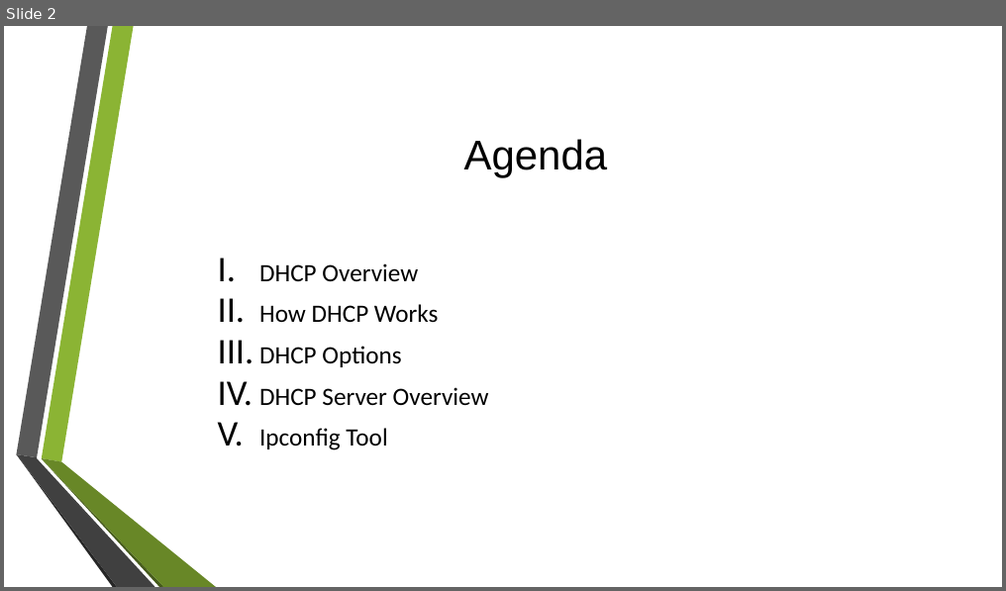
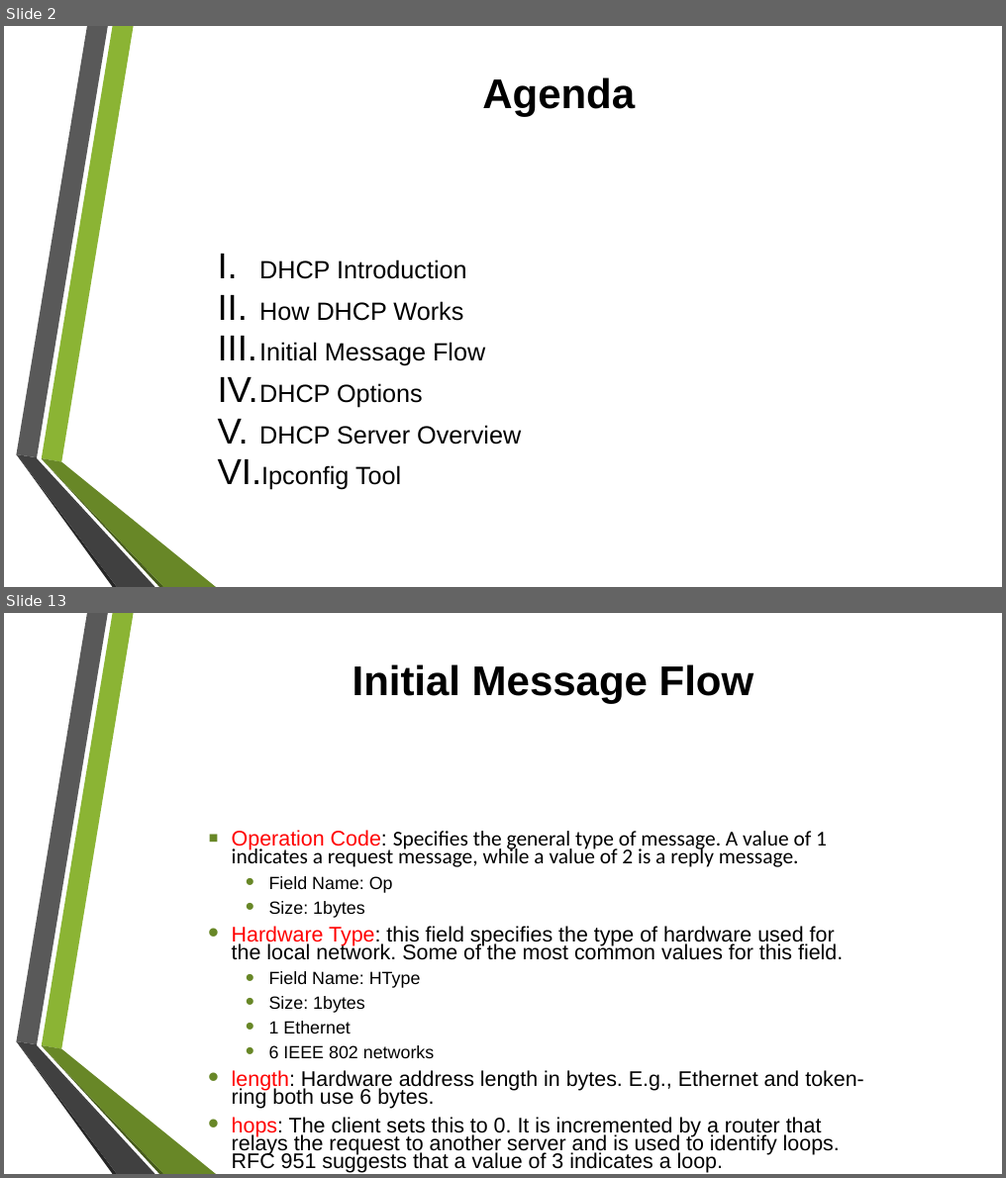
Before and after one commit to tiendatdk3493/Tai_Lieu, a slide deck: Dynamic Host Configuration Protocol (DHCP) Overview.pptx. Shown one above the other, each under a label of ours: slide 2 before the commit, slides 2 and 13 after it; the slides between them are not shown. The pictures are 1006x591 and 1006x1178 pixels, drawn with LibreOffice and Linux fonts; fonts in the diff are those of the drawing; background and template pictures are left out. Boxes give left, top, right and bottom in pixels: in the first picture for what was removed or moved away, otherwise in the second. Text is boxed around its words. In the diff, an @@ line names an element or a change of style, - is before the commit and + after.

Commit message:
DHCP

```diff
--- a/Dynamic Host Configuration Protocol (DHCP) Overview.pptx
+++ b/Dynamic Host Configuration Protocol (DHCP) Overview.pptx
@@ slide 13 added at (x1=4, y1=613, x2=1002, y2=1174), background picture (left out); not listed: 6 template elements that a slide beside it also shows @@
@@ title added at (x1=352, y1=664, x2=753, y2=703), 40 pt, text #000000, bold @@
+Initial Message Flow
@@ text added at (x1=232, y1=830, x2=864, y2=1173), 20.4 pt, text #000000 @@
+▪ Operation Code: Specifies the general type of message. A value of 1 indicates a request message, while a value of 2 is a reply message.
+  • Field Name: Op
+  • Size: 1bytes
+• Hardware Type: this field specifies the type of hardware used for the local network. Some of the most common values for this field.
+  • Field Name: HType
+  • Size: 1bytes
+  • 1 Ethernet
+  • 6 IEEE 802 networks
+• length: Hardware address length in bytes. E.g., Ethernet and token-ring both use 6 bytes.
+• hops: The client sets this to 0. It is incremented by a router that relays the request to another server and is used to identify loops. RFC 951 suggests that a value of 3 indicates a loop.
@@ slide 2 changed as well @@
@@ title "Agenda" moved from (x1=464, y1=139, x2=608, y2=178) to (x1=482, y1=77, x2=635, y2=116) @@
@@ title "Agenda" at (x1=482, y1=77, x2=635, y2=116): bold on @@
@@ text at (x1=259, y1=260, x2=467, y2=279): text changed; font Calibri to Arial @@
-I. DHCP Overview
+I. DHCP Introduction
@@ text at (x1=259, y1=301, x2=521, y2=490): font Calibri to Arial in "How DHCP Works", "DHCP Options", "DHCP Server Overview", "Ipconfig Tool" @@
@@ text at (x1=259, y1=342, x2=485, y2=367): paragraph added @@
+III. Initial Message Flow
```
Also in this commit, not shown: 1 other slide changed, 16 other slides added, 5 other files.
